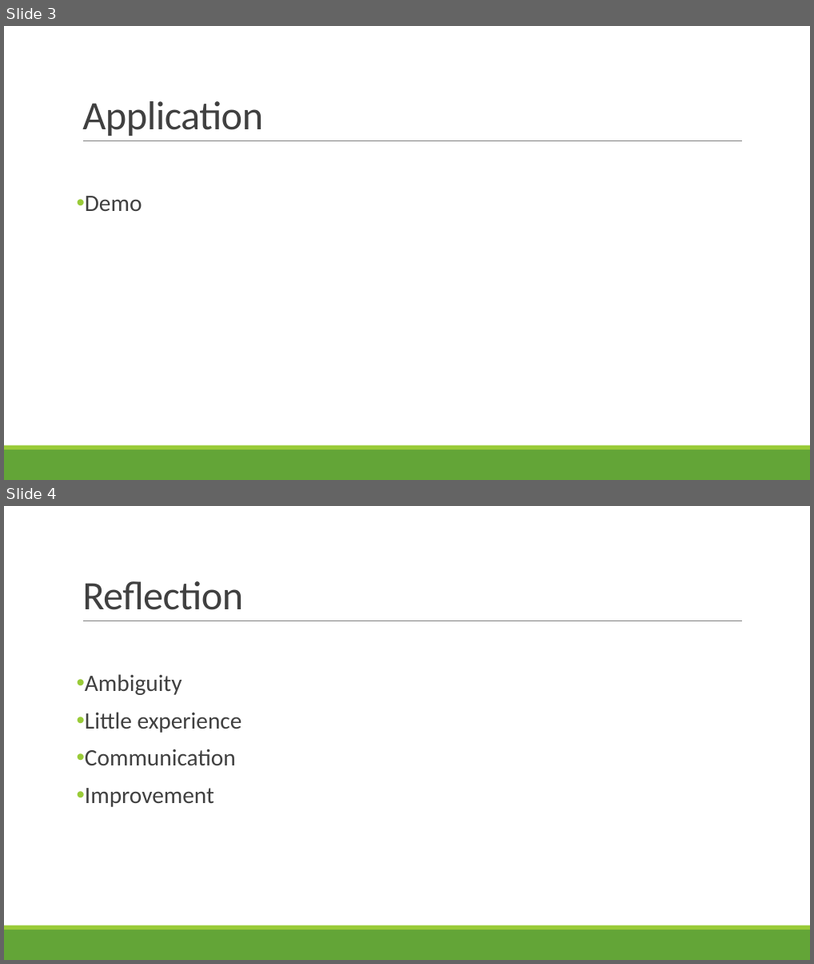
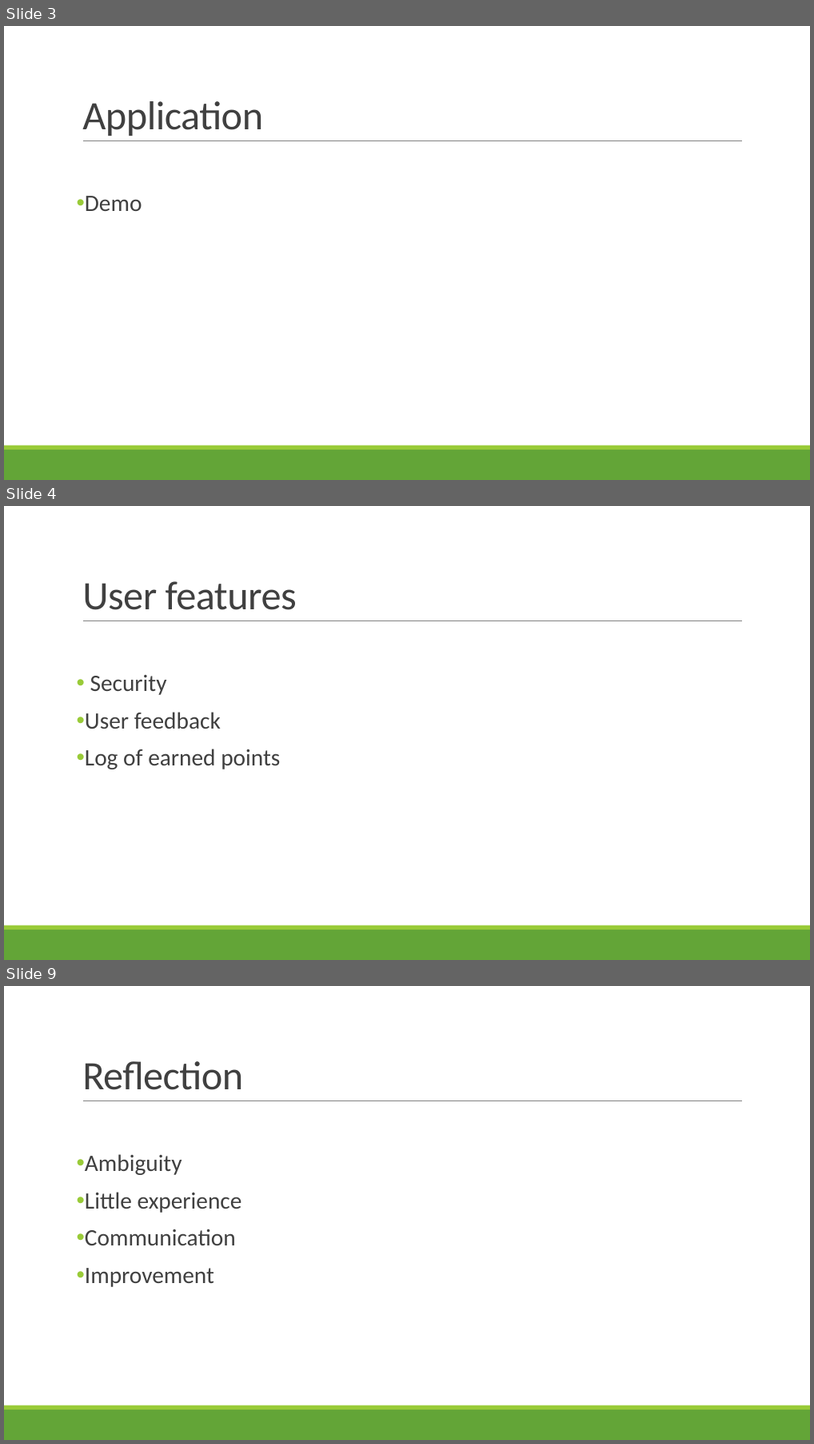
Before and after one commit to shossains/OOPProject, a slide deck: PpGoGreen.pptx. Shown one above the other, each under a label of ours: slides 3 and 4 before the commit, slides 3, 4 and 9 after it; the slides between them are not shown. The pictures are 814x964 and 814x1444 pixels, drawn with LibreOffice and Linux fonts; fonts in the diff are those of the drawing. Boxes give left, top, right and bottom in pixels: in the first picture for what was removed or moved away, otherwise in the second. Text is boxed around its words. In the diff, an @@ line names an element or a change of style, - is before the commit and + after.

```diff
--- a/PpGoGreen.pptx
+++ b/PpGoGreen.pptx
@@ slide 4 added at (x1=4, y1=506, x2=810, y2=960), background #FFFFFF; not listed: 3 template elements that a slide beside it also shows @@
@@ title added at (x1=82, y1=581, x2=297, y2=610), 48 pt, text #404040 @@
+User features
@@ text added at (x1=85, y1=675, x2=280, y2=769), 28 pt, text #404040 @@
+• Security
+• User feedback
+• Log of earned points
@@ what was slide 4 is now slide 9 @@
```
Also in this commit, not shown: 1 slide changed, 4 other slides added.
